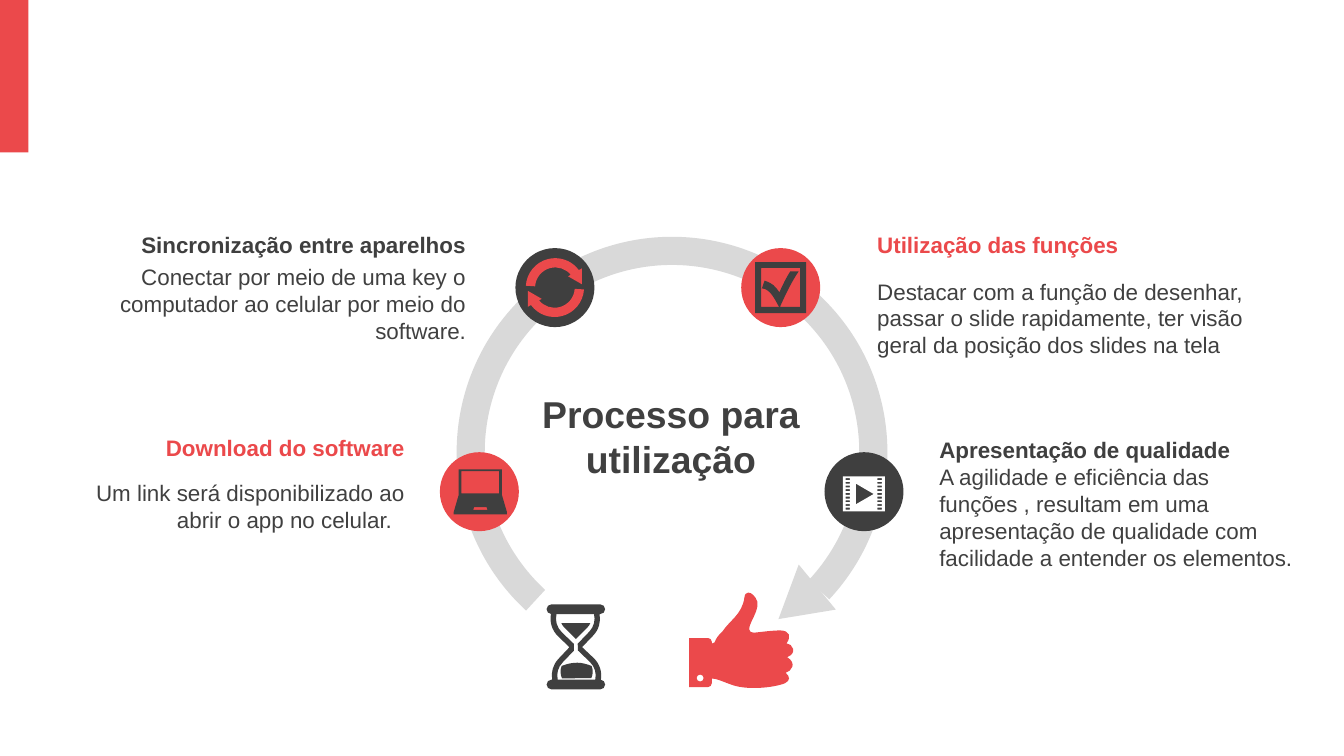
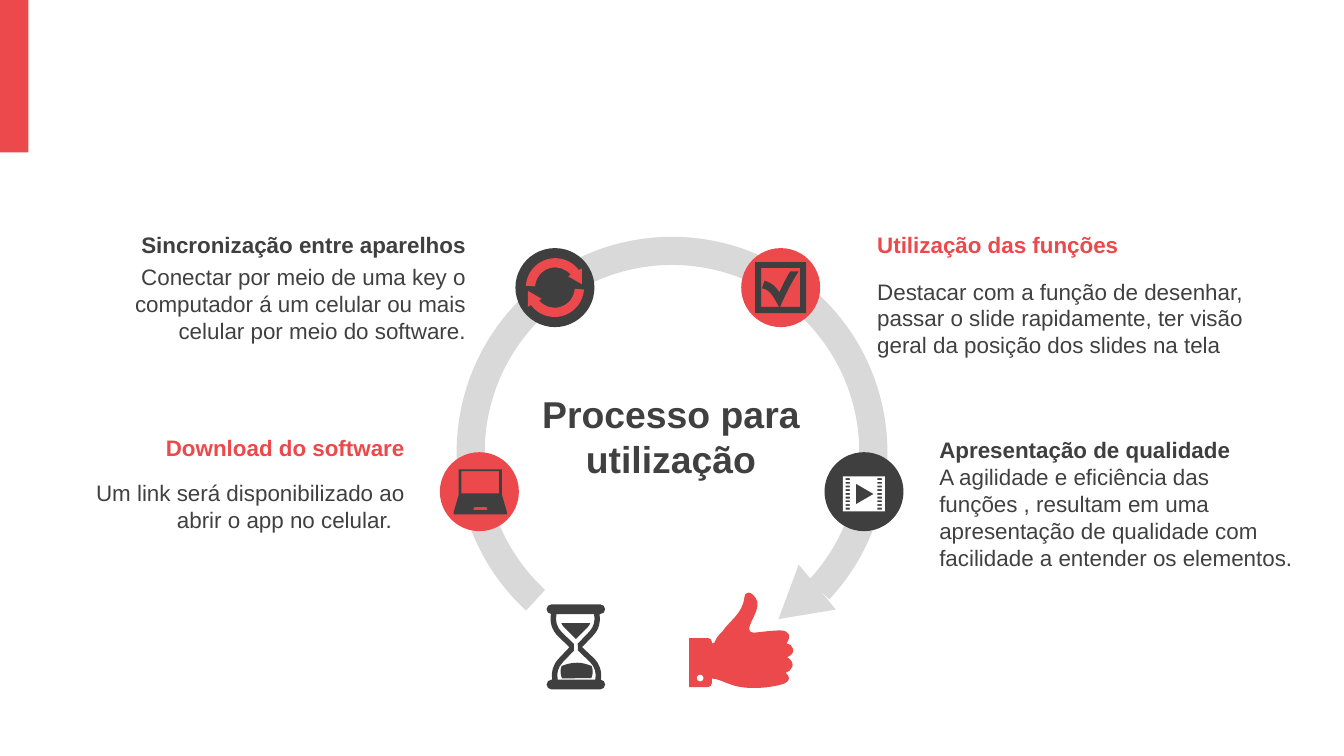
Before and after one commit to WagnerCaetano/TCC-2019, a slide deck: slide 6 of APRESENTAÇÃO TCC.pptx. Drawn at 1344x756 pixels with LibreOffice and Linux fonts; fonts in the diff are those of the drawing; background and template pictures are left out. Boxes give left, top, right and bottom in pixels: in the first picture for what was removed or moved away, otherwise in the second. Text is boxed around its words. In the diff, an @@ line names an element or a change of style, - is before the commit and + after.

```diff
--- a/APRESENTAÇÃO TCC.pptx
+++ b/APRESENTAÇÃO TCC.pptx
@@ text at [135,268,466,344]: text changed @@
-Conectar por meio de uma key o computador ao celular por meio do software.
+Conectar por meio de uma key o computador á um celular ou mais celular por meio do software.
```
Also in this commit, not shown: 2 other slides changed, 1 slide added, 6 slides removed, 10 other files.
